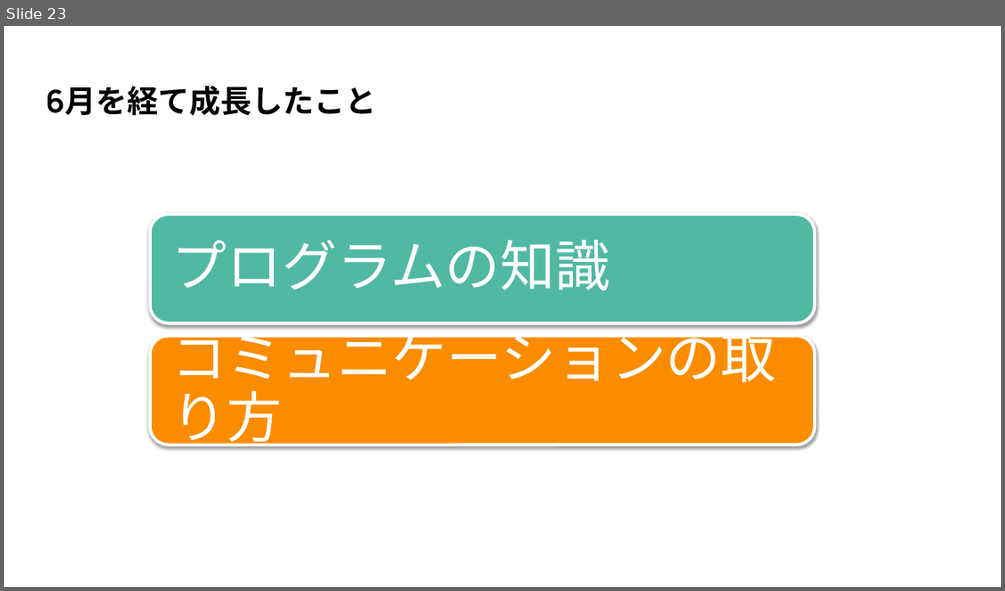
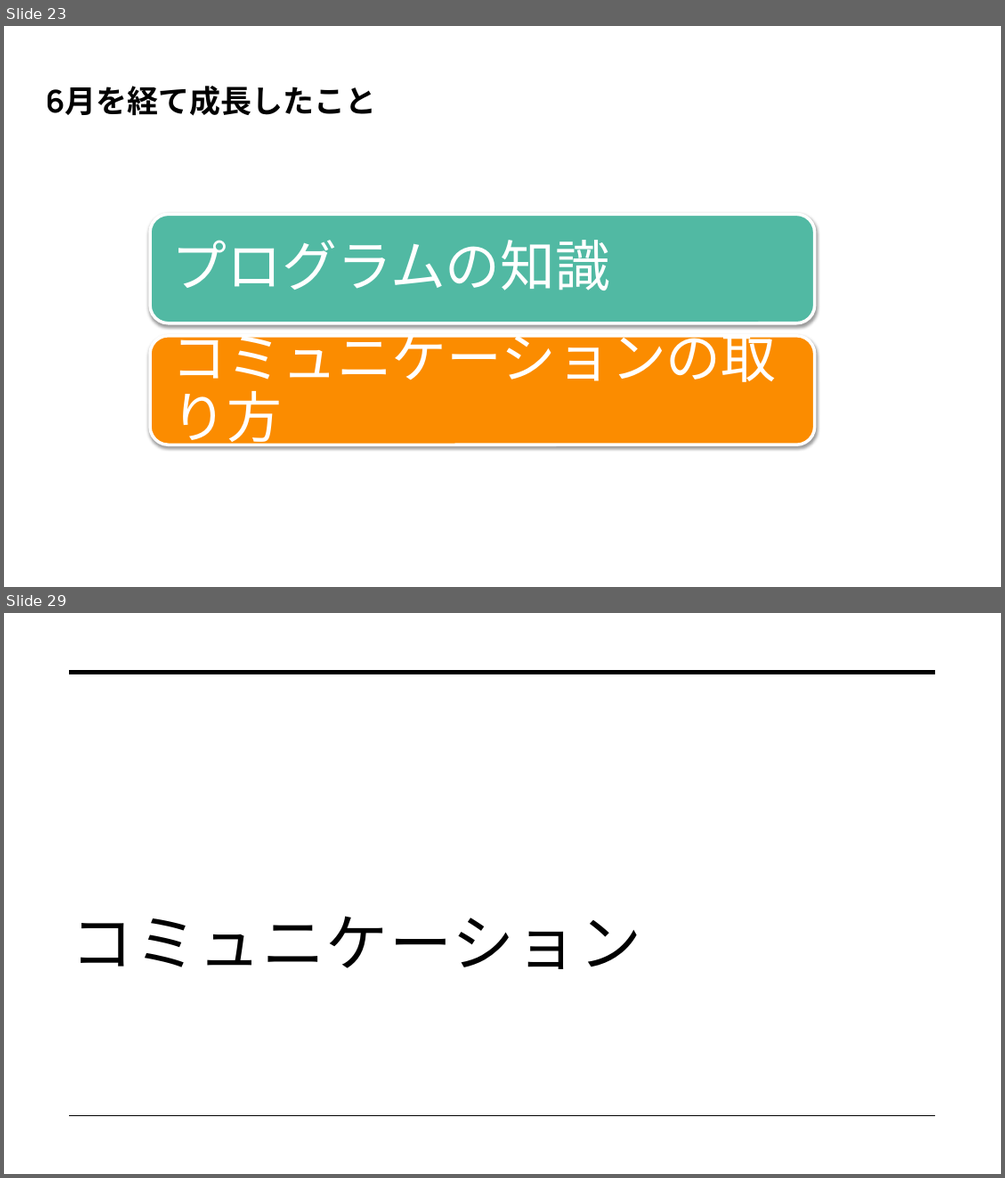
Before and after one commit to dojo2022/C-3, a slide deck: C-3_配布資料/0630_C3_発表資料.pptx. Shown one above the other, each under a label of ours: slide 23 before the commit, slides 23 and 29 after it; the slides between them are not shown. The pictures are 1005x591 and 1005x1178 pixels, drawn with LibreOffice and Linux fonts; fonts in the diff are those of the drawing. Boxes give left, top, right and bottom in pixels: in the first picture for what was removed or moved away, otherwise in the second. Text is boxed around its words. In the diff, an @@ line names an element or a change of style, - is before the commit and + after.

```diff
--- a/C-3_配布資料/0630_C3_発表資料.pptx
+++ b/C-3_配布資料/0630_C3_発表資料.pptx
@@ slide 29 added at bbox=[4, 613, 1001, 1174], background #FFFFFF @@
@@ line added from (70, 672) to (936, 672), #000000 3.5 pt @@
@@ title added at bbox=[72, 916, 641, 969], 60 pt, text #000000 @@
+コミュニケーション
@@ line added from (70, 1116) to (936, 1116), #000000 1 pt @@
```
Also in this commit, not shown: 5 other slides added.
